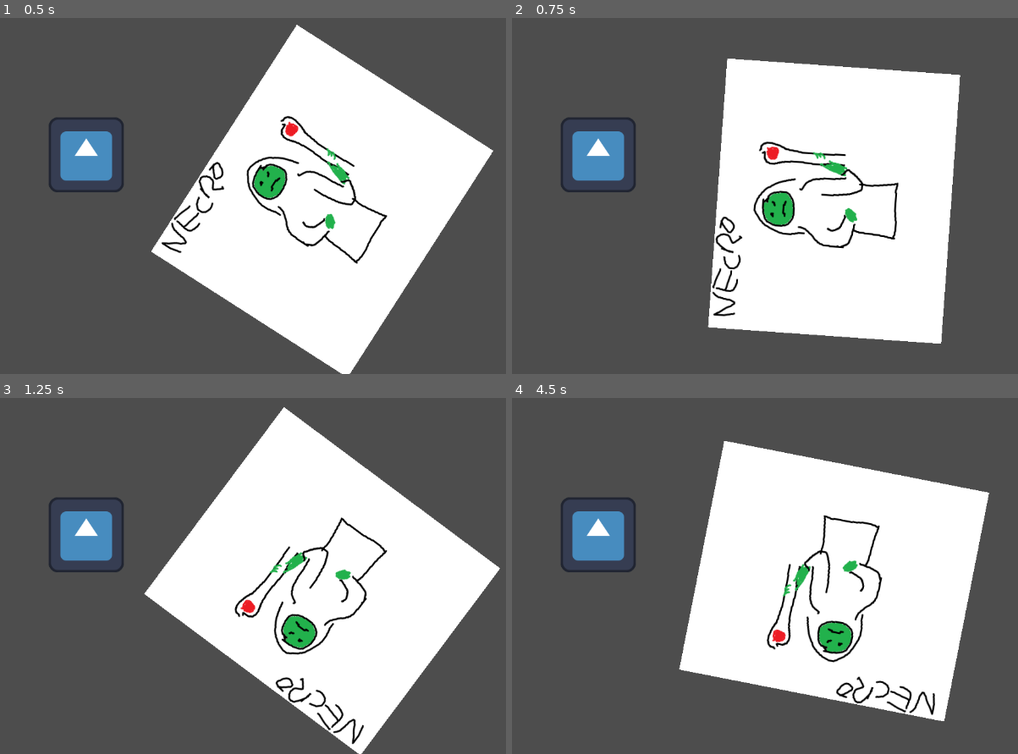
Above: before the commit, frames 1-4 (two rows, left to right).
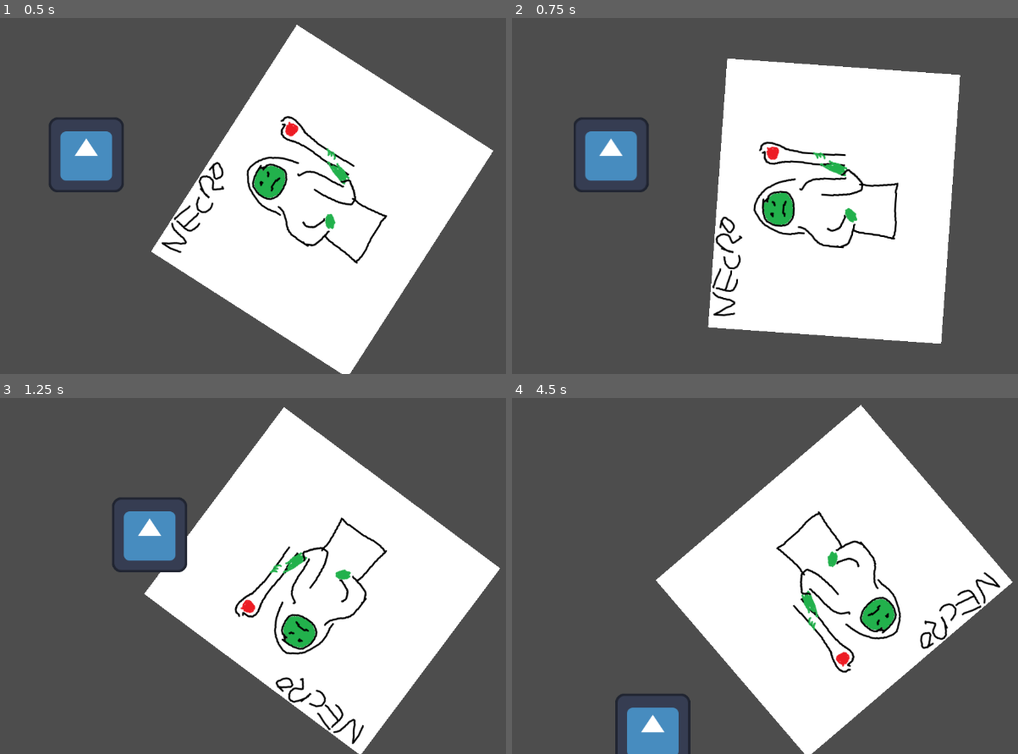
Above: after the commit, the same moments.

Repository: TyGuy54/GMTK-Jam
Game: Godot game, scene res://Scenes/main.tscn
Two runs of this game, one before a commit and one after it. Both use one fixed random seed, a clock stepped at 60 frames per second and the inputs below. The engine's default icon, where the game draws it, is replaced by a stand-in: a white triangle on a blue panel in a dark square.
Inputs:
- Up to frame 1 (0.5 s): no input
- Up to frame 2 (0.75 s): hold Right (ui_right) from 0.53 s (still down)
- Up to frame 3 (1.25 s): keep holding Right (ui_right)
- Up to frame 4 (4.5 s): release Right (ui_right) at 1.28 s; hold Down (ui_down) 1.28-2.03 s; hold Right (ui_right) 2.03-2.78 s; hold Up (ui_up) 2.78-3.53 s; hold Left (ui_left) from 3.53 s (still down)

Frame 1 is identical in both runs. In frame 2, 1.3% of the frame differs, in the area x 9-28%, y 28-49%; in frame 3, 3.8%; in frame 4, 20%, in the area x 9-99%, y 1-100%.
Error before the commit: Parse Error: The function signature doesn't match the parent. Parent signature is "move_actor(Variant, Variant) -> Variant". (res://Scripts/Player/player.gd:14)

Commit message:
accidentally broke player movement

Diff:
--- a/Scenes/Player/player.tscn
+++ b/Scenes/Player/player.tscn
@@ -8,9 +8,6 @@
 
 [node name="Player" type="CharacterBody2D"]
 script = ExtResource("1_8l274")
-health = null
-Attack = null
-Defense = null
 acceleration = 1000.0
 friction = 1000.0
 speed = 600
--- a/Scripts/Player/player.gd
+++ b/Scripts/Player/player.gd
@@ -5,11 +5,8 @@
 	# As good practice, you should replace UI actions with custom gameplay actions.
 	var direction := Input.get_vector("ui_left", "ui_right", "ui_up", "ui_down")
 
-#	move_actor(direction, delta)
+	move_actor(direction, delta)
 
 
 func handle_attack():
 	pass
-
-func move_actor():
-	pass
